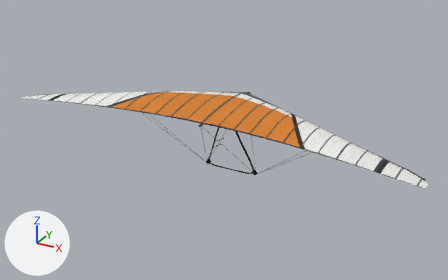
The Blender file assets/source/glider_air_rev.blend as it was, and as the next commit left it.
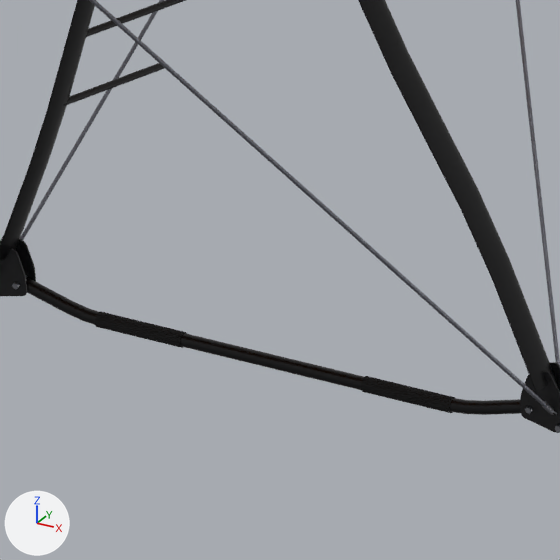
There are two pictures of each version: one whole from a 50 mm camera at (6.63, -12.14, 5.32) aimed at (0.04, -0.16, -0.67), one close up on the part from 46% to 57% of the width and 49% to 66% of the height. The lights are fixed; the arrows at lower left show +X, +Y and +Z. The older version's two pictures come first.

The older version as bpy lines, for what is in view:
```python
me_controlframe = bpy.data.meshes.new('ControlFrame')
me_controlframe.from_pydata(...)  # 4034 vertices, 1990 faces; spans x -3.01..3.01, y -1.17..1.11, z -1.67..0.09
# faces by material slot: [214, 748, 142, 128, 658, 36, 64]
me_controlframe.materials.append(mat_fitting)  # black #19191c
me_controlframe.materials.append(mat_steel)  # grey #9ea1a8
me_controlframe.materials.append(mat_webbing)  # dark blue #1f294c
me_controlframe.materials.append(mat_webbingbackup)  # red #9e1912
me_controlframe.materials.append(mat_tube_air_rev)  # black #0f0f12
me_controlframe.materials.append(mat_grip)  # black #121213
me_controlframe.materials.append(mat_wire)  # grey #8c8f99
ob_controlframe = bpy.data.objects.new('ControlFrame', me_controlframe)
ob_controlframe.location = (0.0, 0.0, 0.0)
```
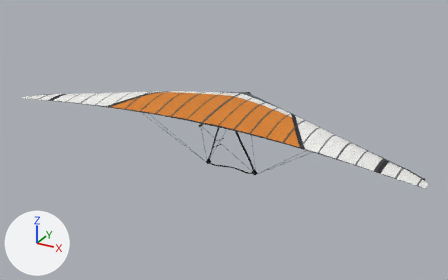
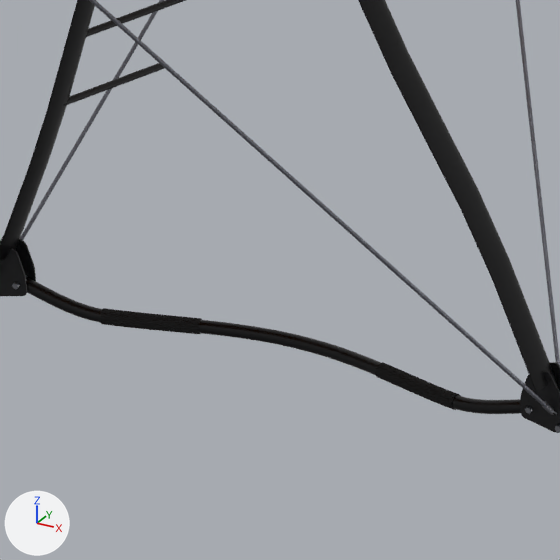
The change, as a list of edits to the scene's bpy script:
```text
Change me_controlframe:
    used by ob_controlframe; location = (0.0, 0.0, 0.0)
    remove me_controlframe.from_pydata(...)  # 4034 vertices, 1990 faces; spans x -3.01..3.01, y -1.17..1.11, z -1.67..0.09
    add me_controlframe.from_pydata(...)  # 4642 vertices, 2598 faces; spans x -3.01..3.01, y -1.17..1.11, z -1.67..0.09
    me_controlframe part 1: 14 vertices moved within x -0.43..0.43, y 0.27..0.29, z -1.67..-1.64; 230 vertices removed from x -0.64..0.64, y 0.25..0.29, z -1.67..-1.59; 838 vertices added at x -0.65..0.65, y 0.26..0.4, z -1.67..-1.59
    other edits to the shape of me_controlframe do not show in these pictures
```

Changed parts and their boxes [x1, y1, x2, y2] in the close-ups (560 x 560 px):
part 1 of me_controlframe, reshaped
    before: [26, 277, 521, 415]
    after: [26, 277, 521, 414]
